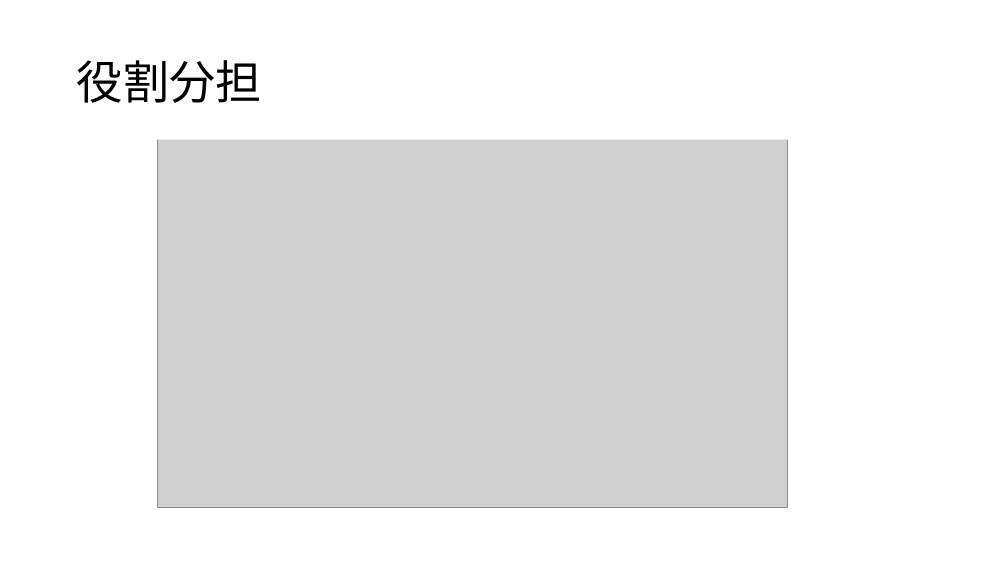
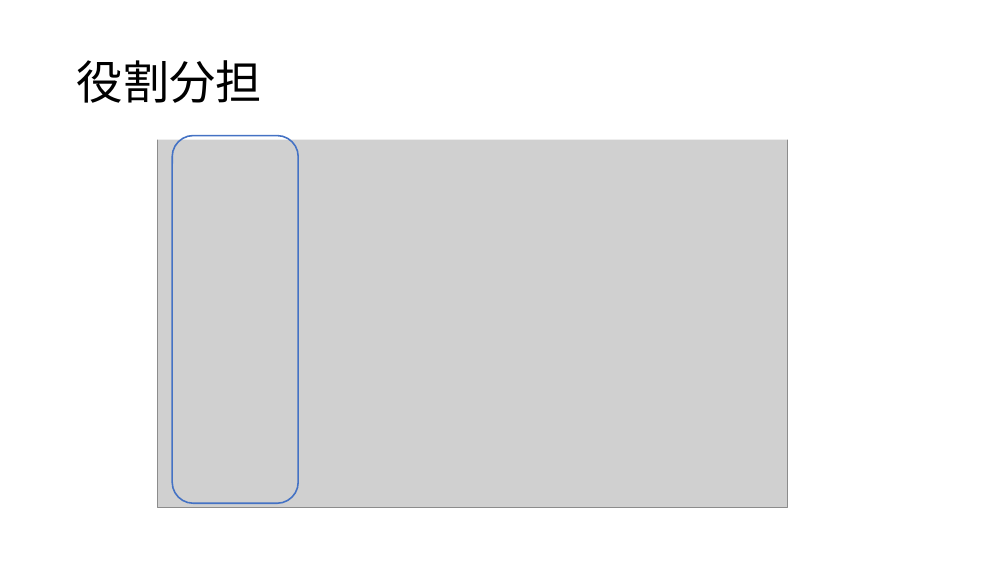
Before and after one commit to ivy239007/UG, a slide deck: slide 5 of プレゼン資料/Webアプリ開発発表資料.pptx (slide 4 before the commit). Drawn at 1008x567 pixels with LibreOffice and Linux fonts; fonts in the diff are those of the drawing; grey boxes stand for pictures. Boxes give left, top, right and bottom in pixels: in the first picture for what was removed or moved away, otherwise in the second. Text is boxed around its words. In the diff, an @@ line names an element or a change of style, - is before the commit and + after.

```diff
--- a/プレゼン資料/Webアプリ開発発表資料.pptx
+++ b/プレゼン資料/Webアプリ開発発表資料.pptx
@@ rounded rectangle added at [172,135,299,503], outline #4472C4 1.5 pt @@
```
Also in this commit, not shown: 4 other slides changed, 2 slides added, 2 slides removed, 1 other file.
